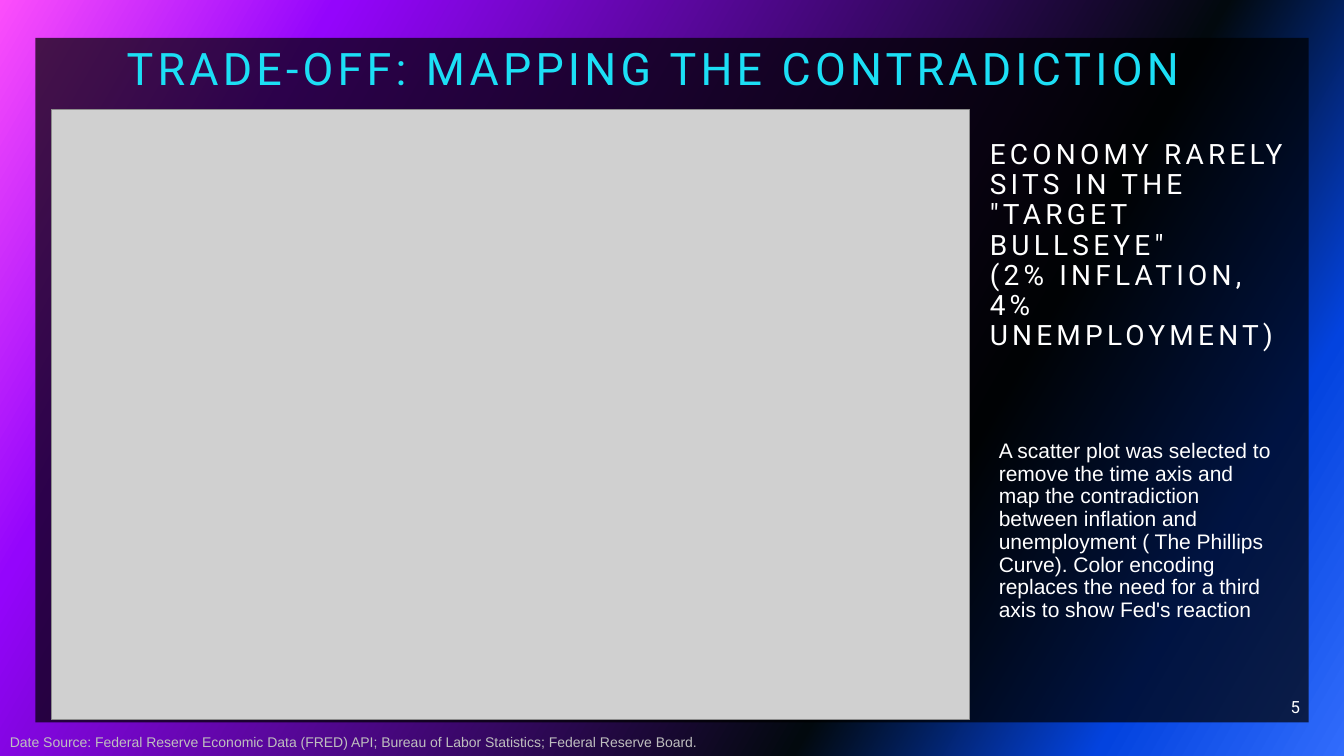
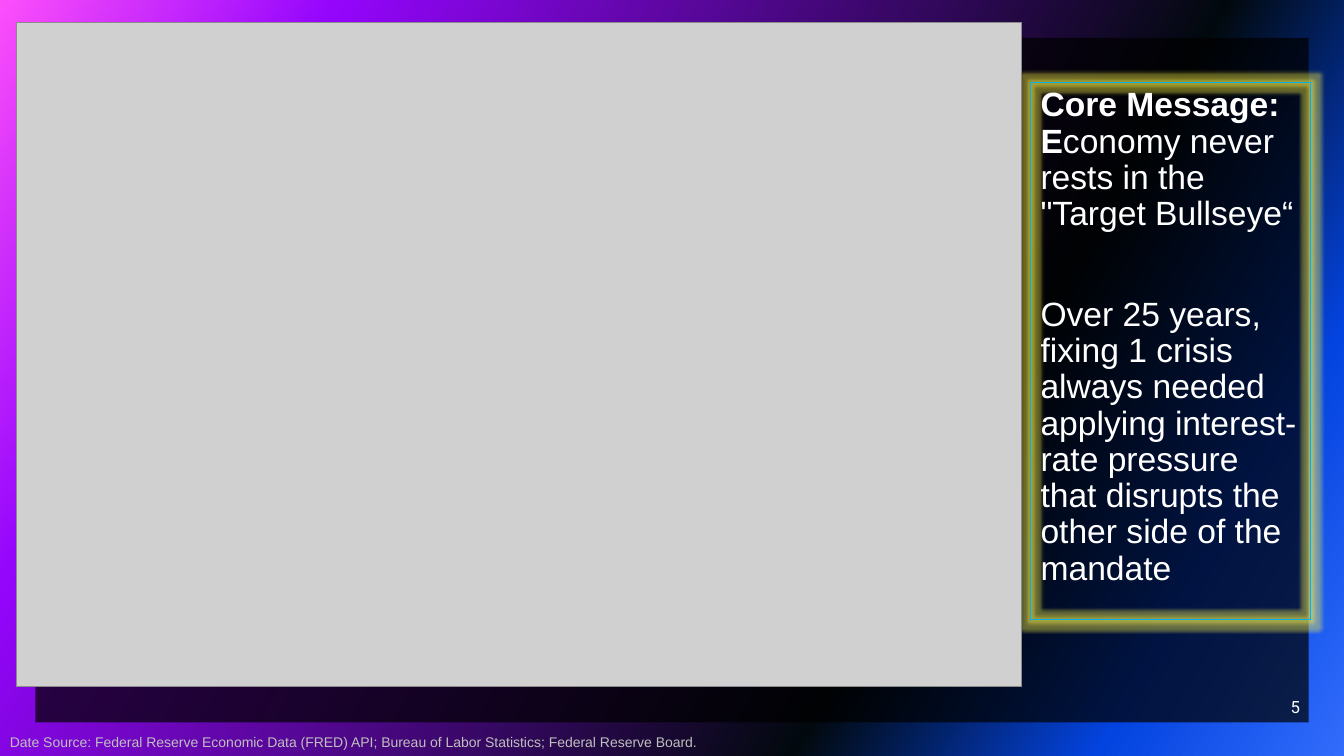
Before and after one commit to meiqing39/DATA-608, a slide deck: slide 5 of Story 2/Story 2 Mei Qi Ng.pptx. Drawn at 1344x756 pixels with LibreOffice and Linux fonts; fonts in the diff are those of the drawing; grey boxes stand for pictures. Boxes give left, top, right and bottom in pixels: in the first picture for what was removed or moved away, otherwise in the second. Text is boxed around its words. In the diff, an @@ line names an element or a change of style, - is before the commit and + after.

```diff
--- a/Story 2/Story 2 Mei Qi Ng.pptx
+++ b/Story 2/Story 2 Mei Qi Ng.pptx
@@ picture: place and size @@
-picture at [51, 110, 970, 720]
+picture at [16, 22, 1021, 687]
@@ text removed at [127, 52, 1179, 86] @@
-TRADE-OFF: MAPPING THE CONTRADICTION
@@ rectangle added at [1030, 83, 1310, 619], outline #00B0F0 0.75 pt, 24 pt, text #FFFFFF @@
+Core Message: Economy never rests in the "Target Bullseye“
+Over 25 years, fixing 1 crisis always needed applying interest-rate pressure that disrupts the other side of the mandate
@@ text removed at [990, 173, 1273, 352] @@
-ECONOMY RARELY SITS IN THE "TARGET BULLSEYE"
-(2% INFLATION, 4% UNEMPLOYMENT)
@@ text removed at [999, 442, 1270, 618] @@
-A scatter plot was selected to remove the time axis and map the contradiction between inflation and unemployment ( The Phillips Curve). Color encoding replaces the need for a third axis to show Fed's reaction
```
Also in this commit, not shown: 3 other slides changed, 1 other file.
